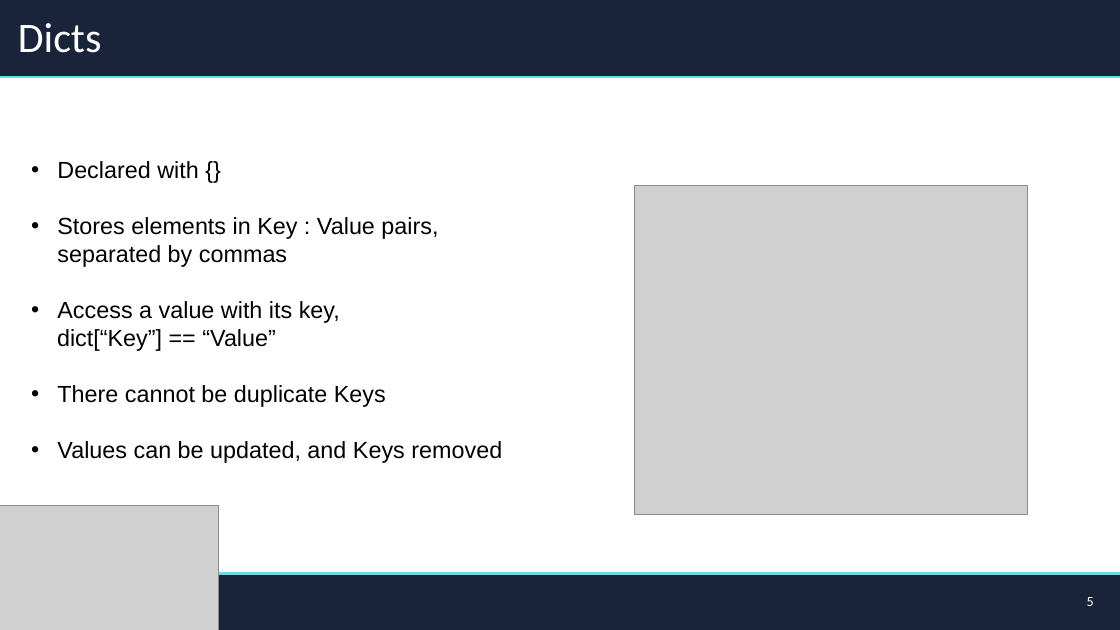
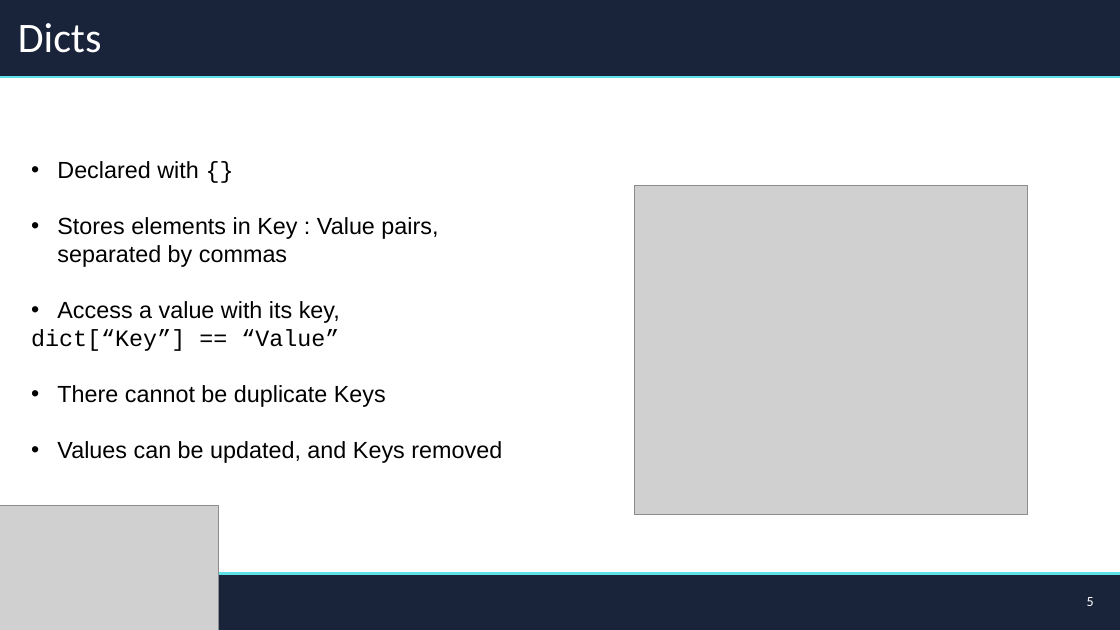
Before and after one commit to FinTechIU/pySupp, a slide deck: slide 5 of FA24/WK3/CodingSessionThreeInstallGuide.pptx. Drawn at 1120x630 pixels with LibreOffice and Linux fonts; fonts in the diff are those of the drawing; grey boxes stand for pictures. Boxes give left, top, right and bottom in pixels: in the first picture for what was removed or moved away, otherwise in the second. Text is boxed around its words. In the diff, an @@ line names an element or a change of style, - is before the commit and + after.

```diff
--- a/FA24/WK3/CodingSessionThreeInstallGuide.pptx
+++ b/FA24/WK3/CodingSessionThreeInstallGuide.pptx
@@ text at <box>31,161,339,351</box>: font Arial to Courier New in "{}", "dict[“Key”] == “Value”" @@
```
Also in this commit, not shown: 5 other slides changed.
